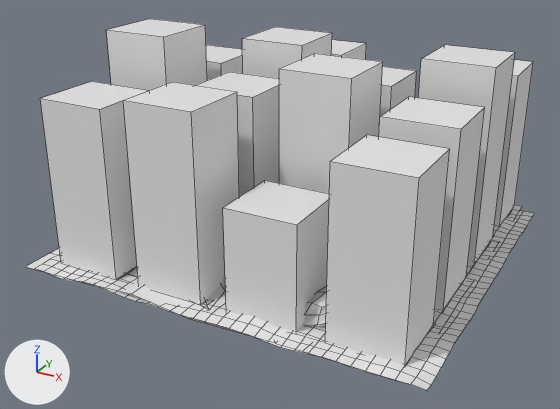
What one commit did to the Blender file src/assets/pendulum_experiment_scene.blend.
The view is the same before and after, from a camera (50 mm lens) standing at (358.0, -711.0, 377.0) and looking at (-12.0, -39.0, 41.0). Every picture has the same lights, and +X, +Y and +Z are marked at lower left. Mesh edges are drawn as thin lines.

The first picture shows 'Earth Surface', 'Mars Surface', 'Moon Surface'.
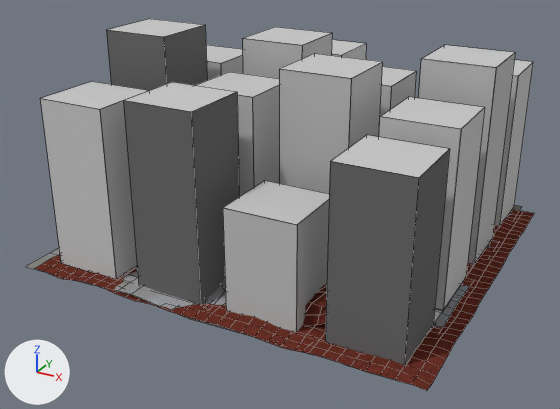
What changed in the scene script:
```text
Add img_mars_surface:
    img_mars_surface = load_image('Mars Surface', 'textures/Mars Surface.png', 1024, 1024, 'sRGB')
Add img_buildings_texture_png:
    img_buildings_texture_png = load_image('Buildings Texture.png', 'textures/Buildings Texture.png', 1024, 1024, 'sRGB')
Add img_moon_jpg:
    img_moon_jpg = load_image('moon.jpg', 'textures/moon.jpg', 1496, 1485, 'sRGB')
Change mat_walls:
    add n2 = _N.new('ShaderNodeTexImage'); n2.name = 'Image Texture'
    add n2.image = img_moon_jpg
    where n1 = _N.new('ShaderNodeBsdfPrincipled'); n1.name = 'Principled BSDF'
    add _L.new(n2.outputs[0], n1.inputs[0])  # 'Color' to 'Base Color'
Add mat_mars_surface:
    mat_mars_surface = principled_material('Mars Surface')
    mat_mars_surface.texture = img_mars_surface
    mat_mars_surface.roughness = 1.0
    mat_mars_surface.specular_ior_level = 0.0
Add mat_road:
    mat_road = principled_material('Road')
    mat_road.base_color = (0.8, 0.8, 0.8)  # white #e7e7e7
Add mat_buildings:
    mat_buildings = principled_material('Buildings')
    mat_buildings.texture = img_buildings_texture_png
    mat_buildings.roughness = 0.0
    mat_buildings.specular_ior_level = 0.0
Change me_plane_004:
    used by ob_earth_surface; location = (0.0, 0.0, -5.4); scale = (96.4, 96.4, 96.4)
    remove me_plane_004.from_pydata(...)  # 128 vertices, 113 faces; spans x -1.97..1.97, y -1.97..1.97, z -0.01..2.33
    add me_plane_004.from_pydata(...)  # 192 vertices, 113 faces; spans x -1.97..1.97, y -1.97..1.97, z -0.01..2.33
    me_plane_004 part 1: 51 vertices added at x -1.97..1.21, y -1.97..1.21, z -0.01
    me_plane_004 part 2: 7 vertices added at x -1.21..1.21, y 1.97, z -0.01
    me_plane_004 part 3: 6 vertices added at x 1.97, y -1.21..1.21, z -0.01
    me_plane_004 part 4: 30 faces spanning x -1.97..1.97, y -1.97..1.97, z -0.01..2.33 switch from no material to mat_buildings (picture img_buildings_texture_png)
    add me_plane_004.materials.append(mat_road)  # white #e7e7e7
Change me_plane:
    where me_plane.from_pydata(...)  # 1369 vertices, 1376 faces; spans x -1.0..1.0, y -1.0..1.0, z -0.21..0.34
    add me_plane.materials.append(mat_mars_surface)  # picture img_mars_surface
```

Location of each change, (x1, y1, x2, y2) in pixels of the pictures (560 x 409 px):
'Mars Surface', recoloured (white to red)
    both: (35, 210, 534, 391)
'Moon Surface', surface changed (white to grey)
    both: (26, 205, 522, 360)
part 1 of me_plane_004, added
    after: (40, 25, 442, 365)
part 2 of me_plane_004, added
    after: (342, 44, 366, 60)
part 3 of me_plane_004, added
    after: (379, 53, 533, 365)
part 4 of me_plane_004, recoloured (white to grey)
    both: (40, 19, 533, 225)
